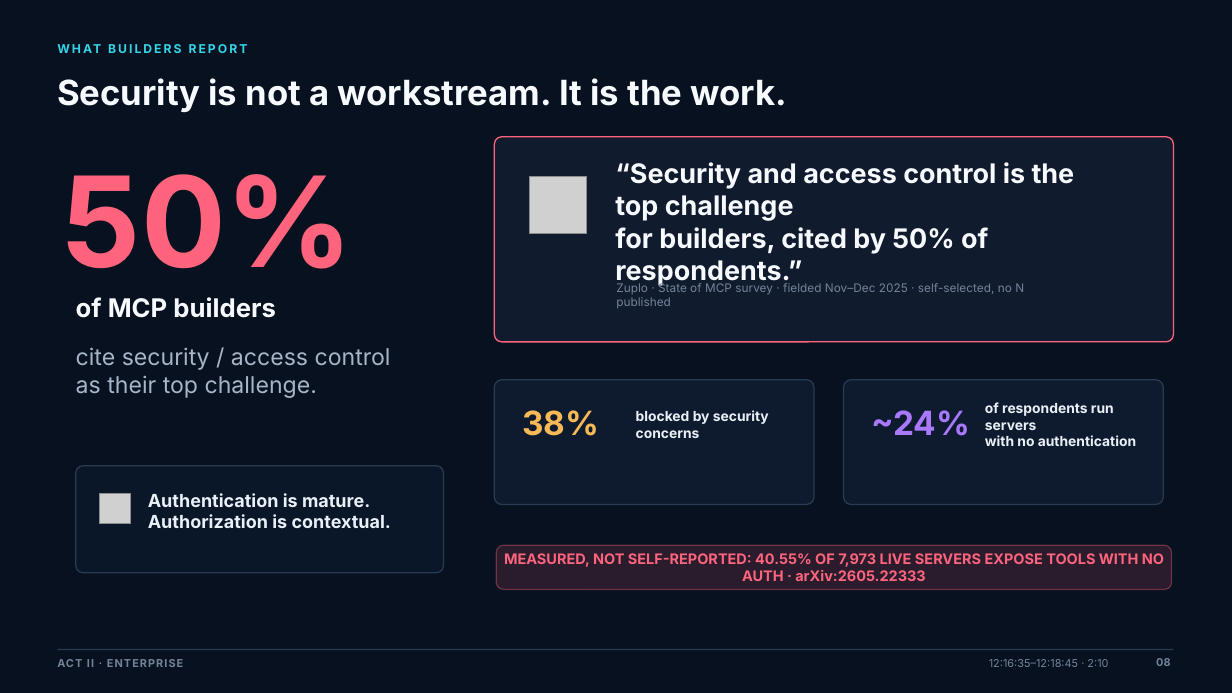
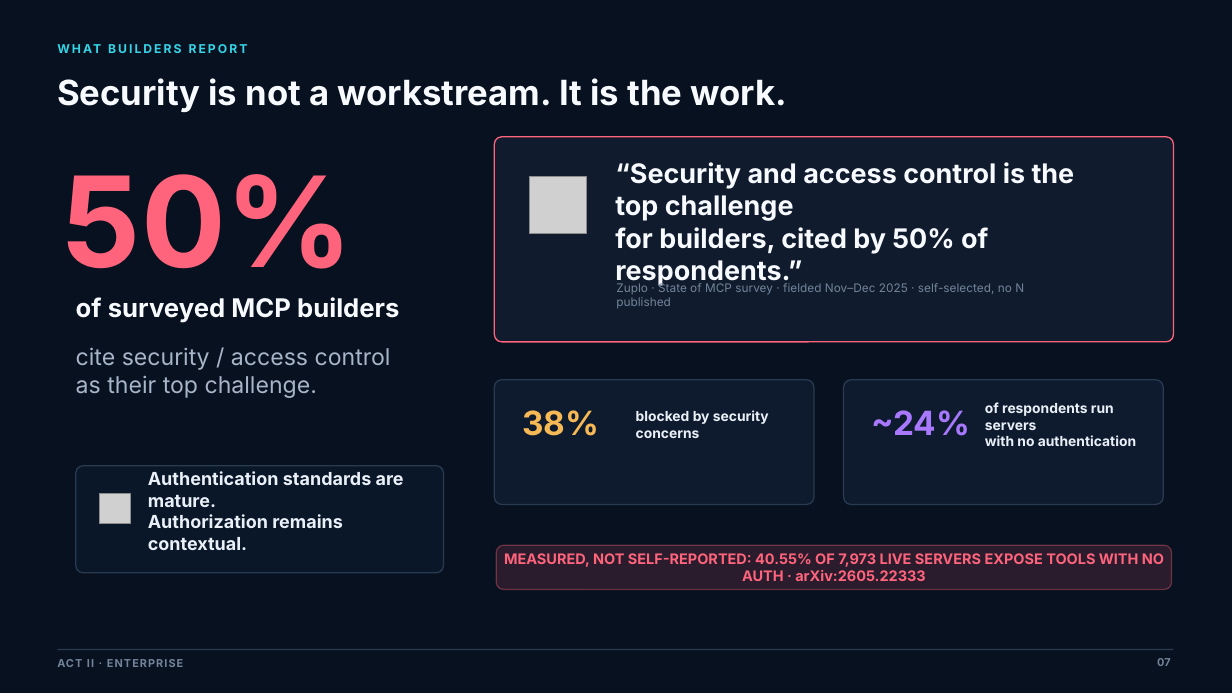
Before and after one commit to kolygri/kolygri.github.io, a slide deck: slide 7 of presentations/Beyond_the_Demo_Trusted_AI_Agents_MCP_AI_Expo_2026.pptx. Drawn at 1232x693 pixels with LibreOffice and Linux fonts; fonts in the diff are those of the drawing; grey boxes stand for pictures; background and template pictures are left out. Boxes give left, top, right and bottom in pixels: in the first picture for what was removed or moved away, otherwise in the second. Text is boxed around its words. In the diff, an @@ line names an element or a change of style, - is before the commit and + after.

```diff
--- a/presentations/Beyond_the_Demo_Trusted_AI_Agents_MCP_AI_Expo_2026.pptx
+++ b/presentations/Beyond_the_Demo_Trusted_AI_Agents_MCP_AI_Expo_2026.pptx
@@ text at box(76, 297, 399, 322): text changed @@
-of MCP builders
+of surveyed MCP builders
@@ text at box(148, 471, 404, 550): text changed @@
-Authentication is mature.
-Authorization is contextual.
+Authentication standards are mature.
+Authorization remains contextual.
@@ text removed at box(989, 659, 1108, 667) @@
-12:16:35–12:18:45 · 2:10
@@ text at box(1157, 658, 1170, 666): text changed @@
-08
+07
```
Also in this commit, not shown: 2 other slides changed, 1 other file.
